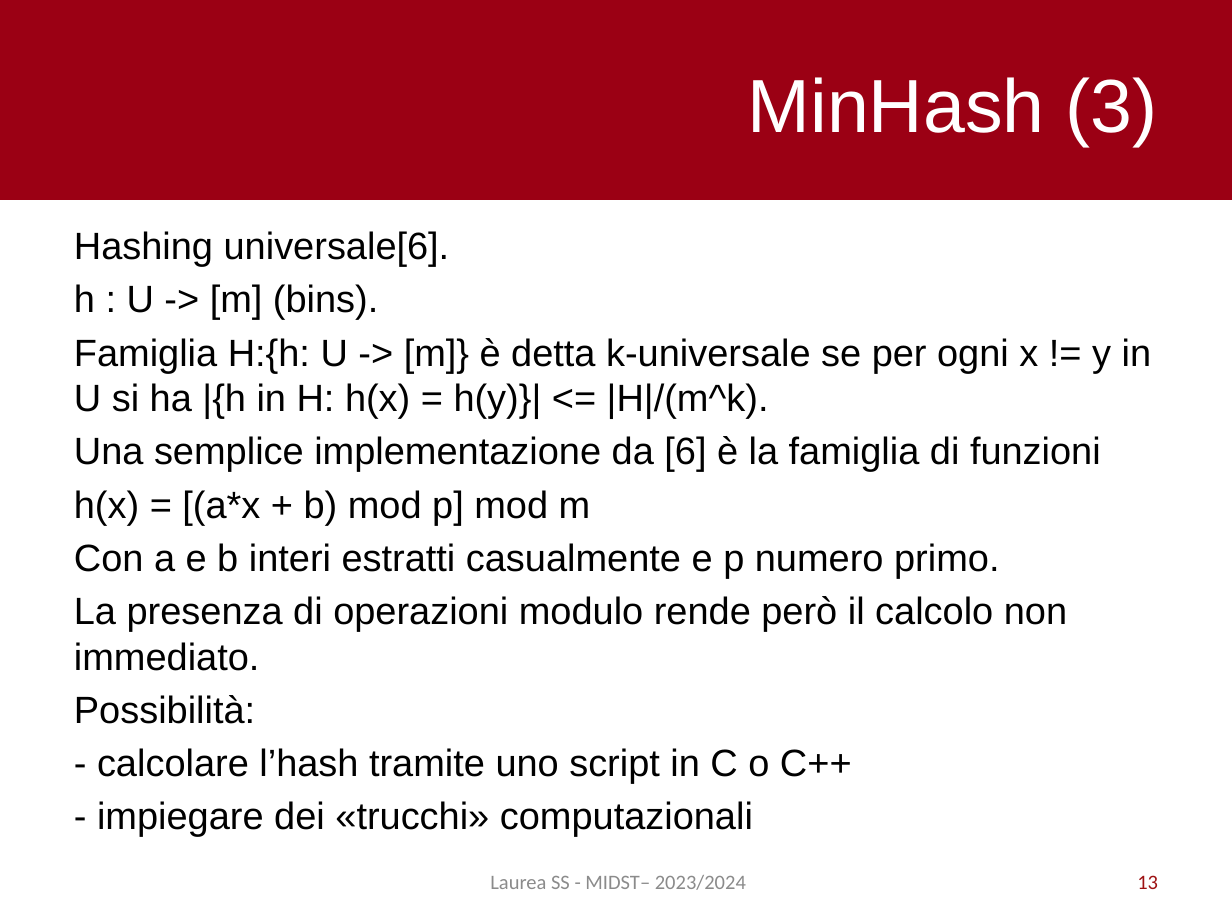
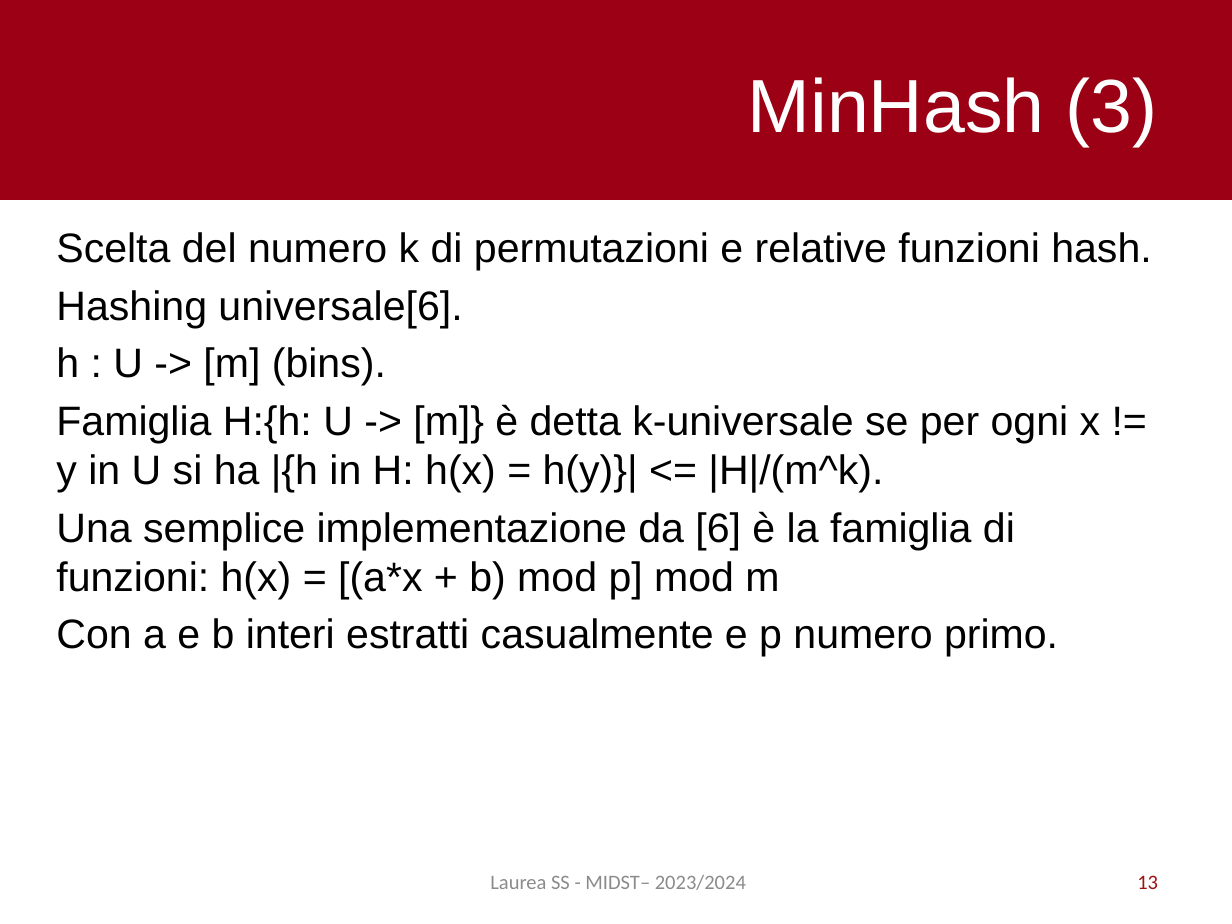
Before and after one commit to pietro-stangherlin/near_duplicate_doc_lsh, a slide deck: slide 13 of slides/ita/slides_ita.pptx. Drawn at 1232x924 pixels with LibreOffice and Linux fonts; fonts in the diff are those of the drawing. Boxes give left, top, right and bottom in pixels: in the first picture for what was removed or moved away, otherwise in the second. Text is boxed around its words. In the diff, an @@ line names an element or a change of style, - is before the commit and + after.

```diff
--- a/slides/ita/slides_ita.pptx
+++ b/slides/ita/slides_ita.pptx
@@ text "Scelta del numero k di ..." moved from (x1=74, y1=231, x2=1152, y2=836) to (x1=56, y1=232, x2=1151, y2=657) @@
@@ text at (x1=56, y1=232, x2=1151, y2=271): paragraph added @@
+Scelta del numero k di permutazioni e relative funzioni hash.
@@ text at (x1=56, y1=290, x2=1101, y2=657): size 22.2 to 24 pt in "Hashing universale[6].", "h : U -> [m] (bins).", "Famiglia H:{h: U -> [m]} è detta ...", "Con a e b interi estratti casualmente ..." @@
@@ text at (x1=56, y1=511, x2=1015, y2=599): text changed; size 22.2 to 24 pt @@
-Una semplice implementazione da [6] è la famiglia di funzioni
-h(x) = [(a*x + b) mod p] mod m
+Una semplice implementazione da [6] è la famiglia di funzioni: h(x) = [(a*x + b) mod p] mod m
@@ text at (x1=74, y1=596, x2=1067, y2=836): paragraphs removed @@
-La presenza di operazioni modulo rende però il calcolo non immediato.
-Possibilità:
-- calcolare l’hash tramite uno script in C o C++
-- impiegare dei «trucchi» computazionali
```
Also in this commit, not shown: 3 other slides changed, 1 other file.
